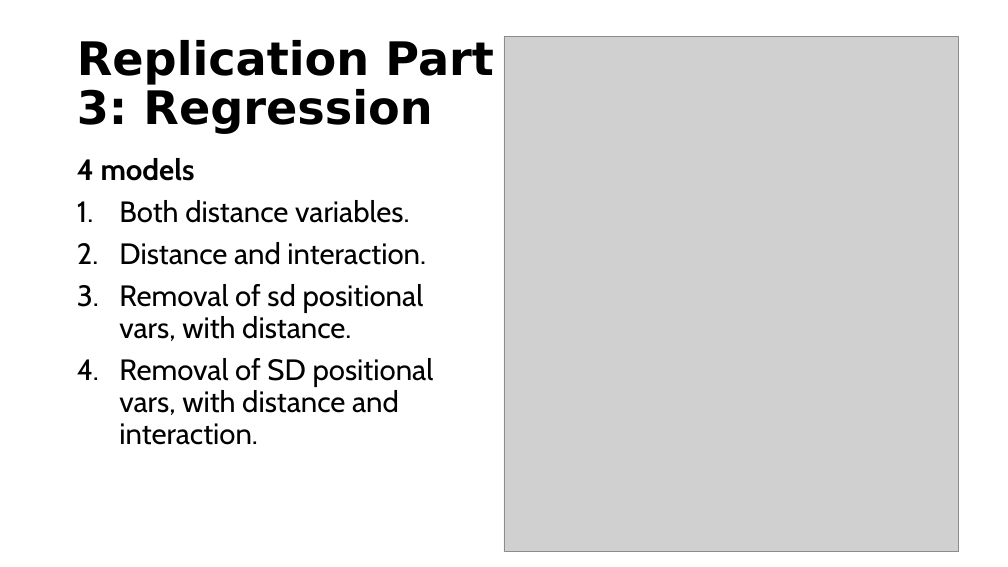
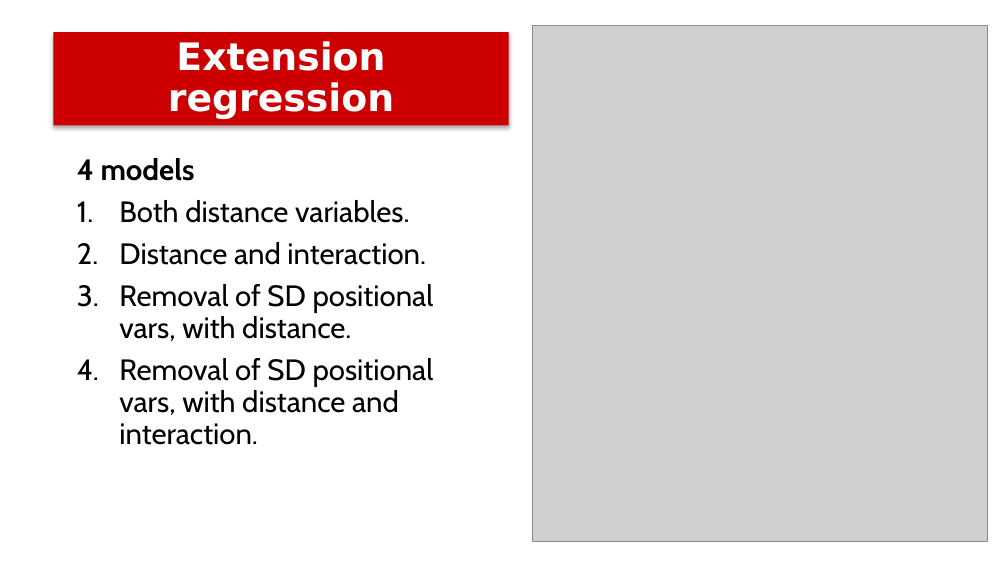
Before and after one commit to dlcy-dc/StatsII_2026, a slide deck: slide 17 of replication/my_replication/Replication paper powerpoint.pptx (slide 13 before the commit). Drawn at 1008x567 pixels with LibreOffice and Linux fonts; fonts in the diff are those of the drawing; grey boxes stand for pictures. Boxes give left, top, right and bottom in pixels: in the first picture for what was removed or moved away, otherwise in the second. Text is boxed around its words. In the diff, an @@ line names an element or a change of style, - is before the commit and + after.

```diff
--- a/replication/my_replication/Replication paper powerpoint.pptx
+++ b/replication/my_replication/Replication paper powerpoint.pptx
@@ picture: place and size @@
-picture at (504,36,960,552)
+picture at (532,26,988,541)
@@ rectangle added at (54,32,509,125), fill #CC0000, 36 pt, text #FFFFFF, bold @@
+Extension
+regression
@@ title removed at (77,40,494,134) @@
-Replication Part 3: Regression
@@ text at (119,284,434,341): text changed @@
-3. Removal of sd positional vars, with distance.
+3. Removal of SD positional vars, with distance.
```
Also in this commit, not shown: 13 other slides changed, 5 slides added, 1 slide removed.
